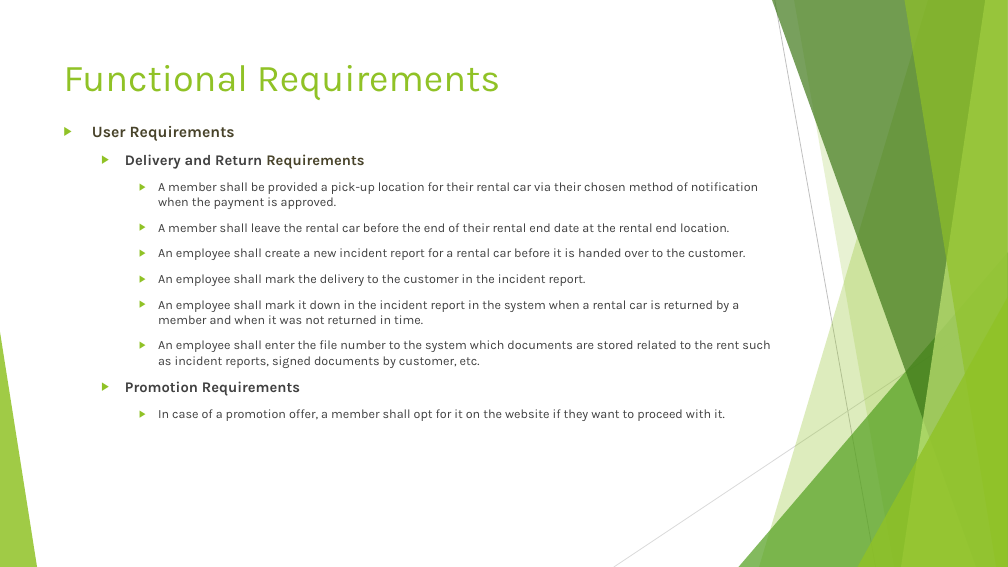
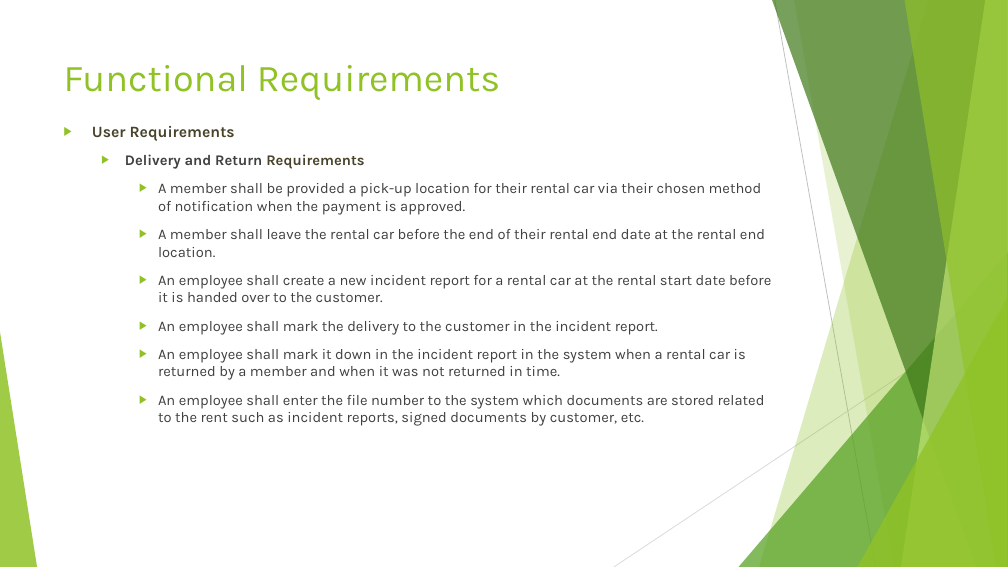
Before and after one commit to aysegulsari/SWE-530, a slide deck: slide 9 of Requirements/Online Car Rental System Requirements.pptx. Drawn at 1008x567 pixels with LibreOffice and Linux fonts; fonts in the diff are those of the drawing. Boxes give left, top, right and bottom in pixels: in the first picture for what was removed or moved away, otherwise in the second. Text is boxed around its words. In the diff, an @@ line names an element or a change of style, - is before the commit and + after.

Commit message:
Styling of requirement documents are updated

```diff
--- a/Requirements/Online Car Rental System Requirements.pptx
+++ b/Requirements/Online Car Rental System Requirements.pptx
@@ text at [158, 183, 765, 426]: size 12 to 14 pt in "A member shall be provided a pick-up ...", "A member shall leave the rental car ...", "An employee shall mark the delivery to ...", "An employee shall mark it down in ..." and 1 more places @@
@@ text at [158, 275, 771, 302]: text changed; size 12 to 14 pt @@
-    ▶ An employee shall create a new incident report for a rental car before it is handed over to the customer.
+    ▶ An employee shall create a new incident report for a rental car at the rental start date before it is handed over to the customer.
@@ text at [125, 381, 725, 421]: paragraphs removed @@
-  ▶ Promotion Requirements
-    ▶ In case of a promotion offer, a member shall opt for it on the website if they want to proceed with it.
```
Also in this commit, not shown: 9 other slides changed, 1 other file.
